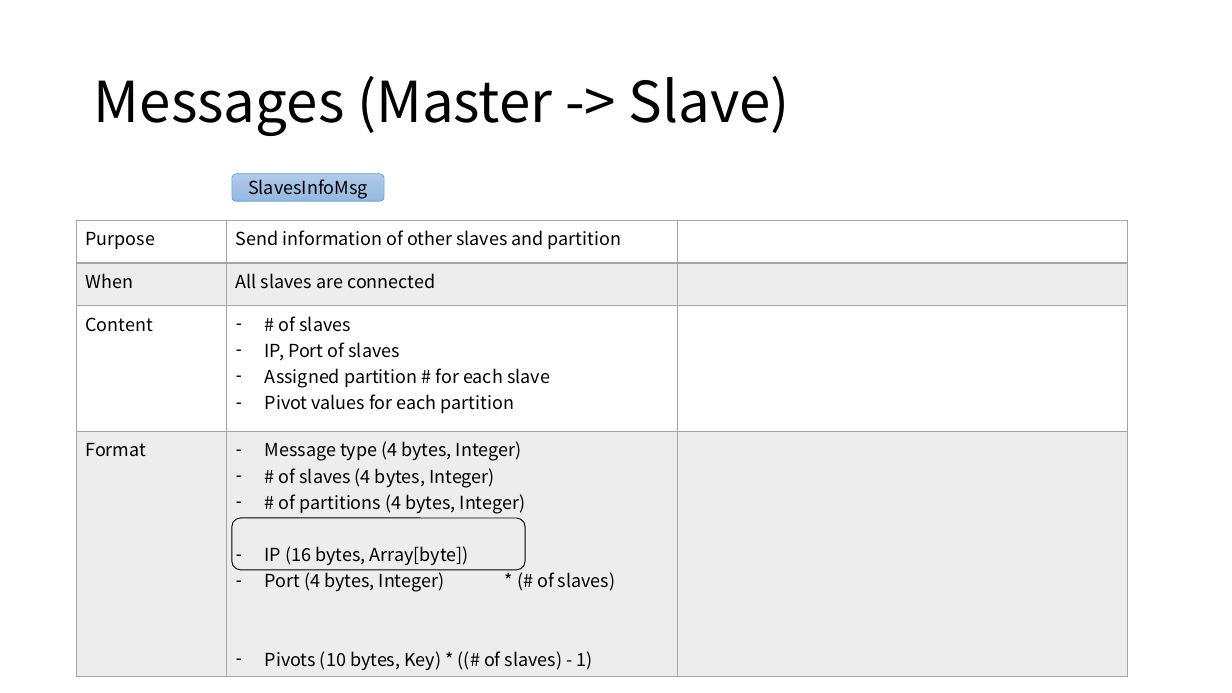
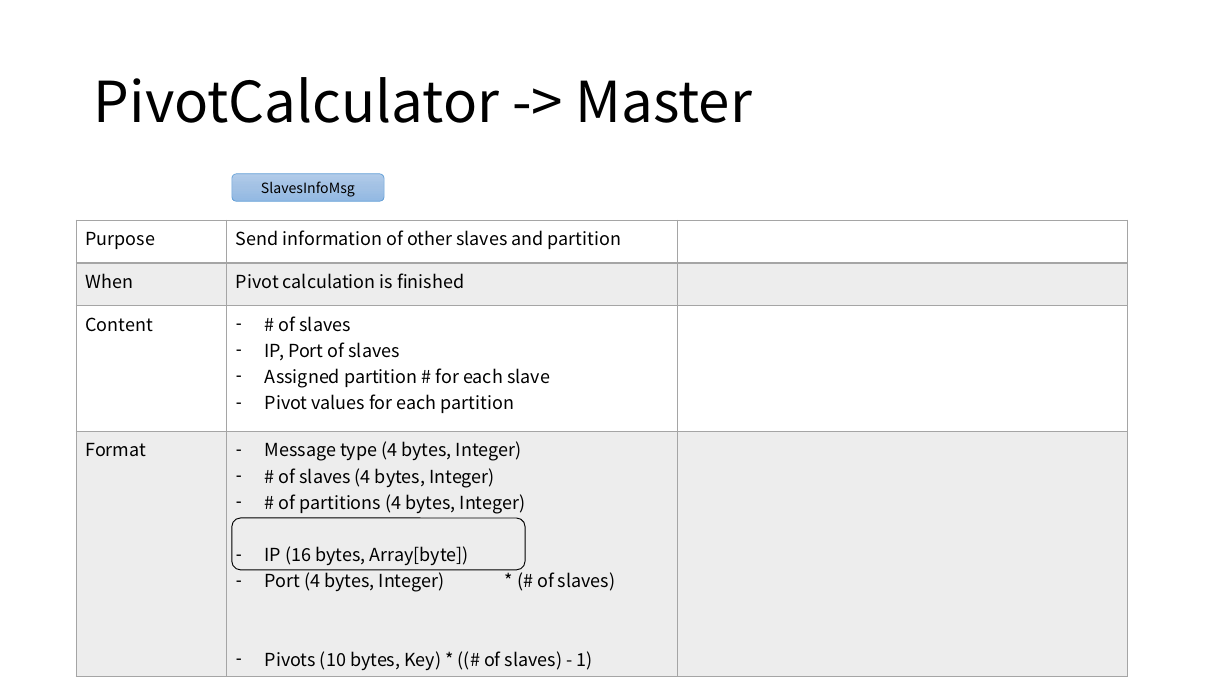
Before and after one commit to Eyebrowmoon/CS490, a slide deck: slide 6 of project.pptx (slide 4 before the commit). Drawn at 1232x693 pixels with LibreOffice and Linux fonts; fonts in the diff are those of the drawing. Boxes give left, top, right and bottom in pixels: in the first picture for what was removed or moved away, otherwise in the second. Text is boxed around its words. In the diff, an @@ line names an element or a change of style, - is before the commit and + after.

```diff
--- a/project.pptx
+++ b/project.pptx
@@ title at bbox=[94, 77, 752, 123]: text changed @@
-Messages (Master -> Slave)
+PivotCalculator -> Master
@@ rounded rectangle "SlavesInfoMsg" at bbox=[232, 174, 384, 201]: size 14 to 11 pt @@
@@ table at bbox=[76, 220, 1128, 675] @@
-row 2, column 2: All slaves are connected
+row 2, column 2: Pivot calculation is finished
```
Also in this commit, not shown: 12 other slides changed, 5 slides added, 5 slides removed.
